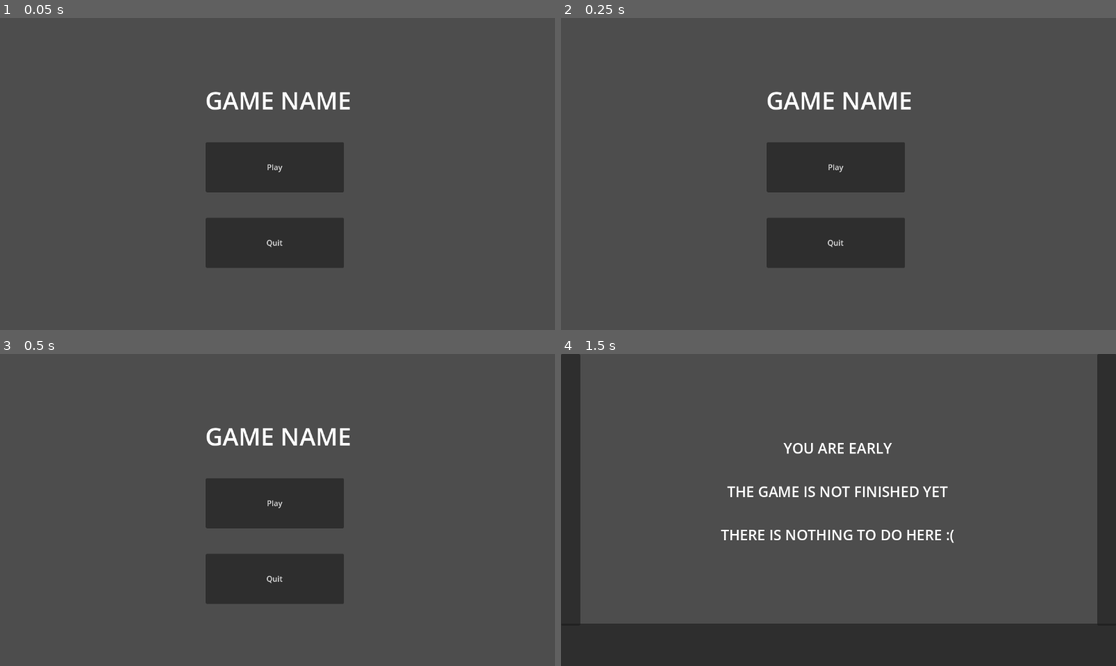
Above: before the commit, frames 1-4 (two rows, left to right).
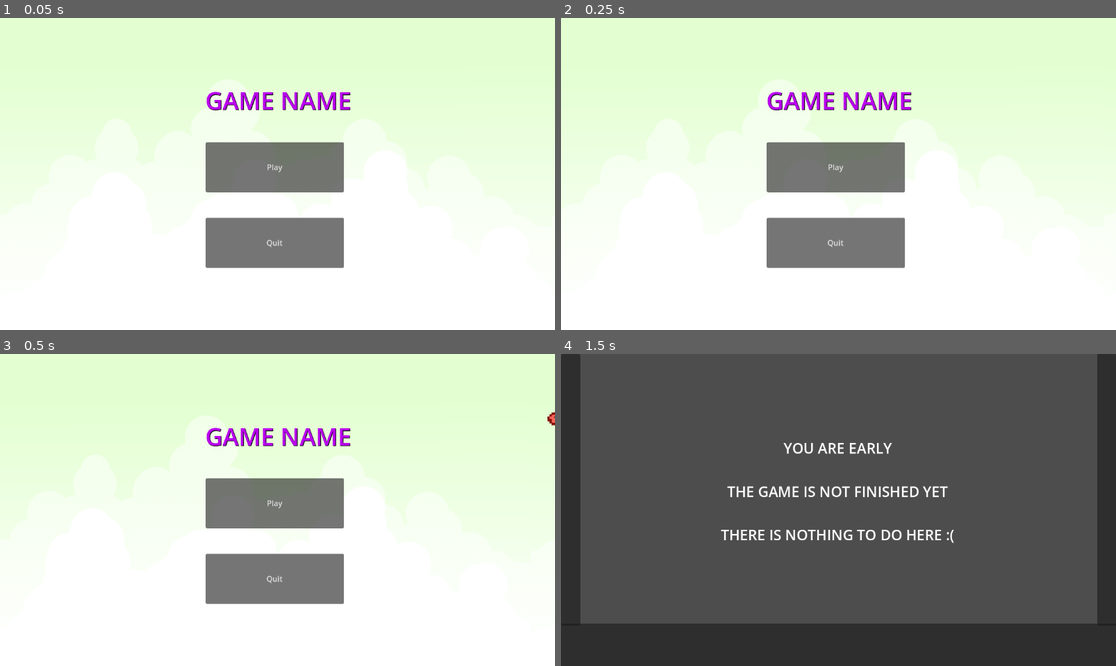
Above: after the commit, the same moments.

Repository: Galactic-Rift-Interactive/csce552-2d-game
Game: Godot game, scene res://Scenes/title.tscn
Same seed, same stepped clock (60 frames per second), same inputs: the game is played once before the commit and once after it.
Inputs:
- Up to frame 1 (0.05 s): no input
- Up to frame 2 (0.25 s): no input
- Up to frame 3 (0.5 s): no input
- Up to frame 4 (1.5 s): click "Play" at 0.5 s; tap Enter at 1.25 s

The runs differ from the first frame. In frame 1, 100% of the frame differs, in the area x 0-100%, y 0-100%; in frame 2, 100%; in frame 3, 100%; in frame 4, nothing differs.

Commit message:
Made the title screen cool
Parallax bg and birds :smiley:

Diff:
--- a/game/Scenes/title.tscn
+++ b/game/Scenes/title.tscn
@@ -1,6 +1,45 @@
-[gd_scene load_steps=2 format=3 uid="uid://c5ojw0pm06eyt"]
+[gd_scene load_steps=10 format=3 uid="uid://d1gunp1oh6jag"]
 
 [ext_resource type="Script" path="res://Scripts/title.gd" id="1_d3mvt"]
+[ext_resource type="Script" path="res://Scripts/ParallaxBackground.gd" id="2_48n3n"]
+[ext_resource type="Texture2D" uid="uid://xpe1rtmmoeof" path="res://Assets/Sprites/background.png" id="2_oi5so"]
+[ext_resource type="Texture2D" uid="uid://6l4so1sv4kc7" path="res://Assets/Sprites/enemies/Bird_thing_Spritesheet.png" id="4_1051q"]
+
+[sub_resource type="AtlasTexture" id="AtlasTexture_3n7ch"]
+atlas = ExtResource("4_1051q")
+region = Rect2(0, 0, 256, 256)
+
+[sub_resource type="AtlasTexture" id="AtlasTexture_ck3gw"]
+atlas = ExtResource("4_1051q")
+region = Rect2(256, 0, 256, 256)
+
+[sub_resource type="AtlasTexture" id="AtlasTexture_sjycm"]
+atlas = ExtResource("4_1051q")
+region = Rect2(512, 0, 256, 256)
+
+[sub_resource type="AtlasTexture" id="AtlasTexture_htykr"]
+atlas = ExtResource("4_1051q")
+region = Rect2(768, 0, 256, 256)
+
+[sub_resource type="SpriteFrames" id="SpriteFrames_xvwkr"]
+animations = [{
+"frames": [{
+"duration": 1.0,
+"texture": SubResource("AtlasTexture_3n7ch")
+}, {
+"duration": 1.0,
+"texture": SubResource("AtlasTexture_ck3gw")
+}, {
+"duration": 1.0,
+"texture": SubResource("AtlasTexture_sjycm")
+}, {
+"duration": 1.0,
+"texture": SubResource("AtlasTexture_htykr")
+}],
+"loop": true,
+"name": &"Fly",
+"speed": 5.0
+}]
 
 [node name="Title" type="Node2D"]
 script = ExtResource("1_d3mvt")
@@ -24,10 +63,55 @@
 offset_top = 124.0
 offset_right = 826.0
 offset_bottom = 217.0
+theme_override_colors/font_color = Color(0.72549, 0, 0.933333, 1)
+theme_override_colors/font_shadow_color = Color(0, 0, 0, 1)
 theme_override_font_sizes/font_size = 50
 text = "GAME NAME"
 horizontal_alignment = 1
 vertical_alignment = 1
 
+[node name="Background" type="ParallaxBackground" parent="."]
+script = ExtResource("2_48n3n")
+
+[node name="Sky" type="ParallaxLayer" parent="Background"]
+motion_mirroring = Vector2(1150, 0)
+
+[node name="Sprite2D" type="Sprite2D" parent="Background/Sky"]
+z_index = -2
+position = Vector2(577.889, 323.5)
+scale = Vector2(0.600926, 0.600926)
+texture = ExtResource("2_oi5so")
+
+[node name="Bird" type="ParallaxLayer" parent="Background"]
+motion_scale = Vector2(4, 4)
+motion_mirroring = Vector2(4500, 0)
+
+[node name="Bird1" type="AnimatedSprite2D" parent="Background/Bird"]
+position = Vector2(1374, 141)
+scale = Vector2(0.5, 0.5)
+sprite_frames = SubResource("SpriteFrames_xvwkr")
+animation = &"Fly"
+autoplay = "Fly"
+speed_scale = 1.3
+flip_h = true
+
+[node name="Bird2" type="AnimatedSprite2D" parent="Background/Bird"]
+position = Vector2(2683, 563)
+scale = Vector2(0.5, 0.5)
+sprite_frames = SubResource("SpriteFrames_xvwkr")
+animation = &"Fly"
+autoplay = "Fly"
+speed_scale = 1.3
+flip_h = true
+
+[node name="Bird3" type="AnimatedSprite2D" parent="Background/Bird"]
+position = Vector2(4212, 372)
+scale = Vector2(0.5, 0.5)
+sprite_frames = SubResource("SpriteFrames_xvwkr")
+animation = &"Fly"
+autoplay = "Fly"
+speed_scale = 1.3
+flip_h = true
+
 [connection signal="pressed" from="Play" to="." method="_on_play_pressed"]
 [connection signal="pressed" from="Quit" to="." method="_on_quit_pressed"]
--- /dev/null
+++ b/game/Scripts/ParallaxBackground.gd
@@ -0,0 +1,6 @@
+extends ParallaxBackground
+
+var scrollingSpeed = 100
+
+func _process(delta):
+	scroll_offset.x -= scrollingSpeed * delta
Not shown, added: game/Assets/Sprites/background.png.import
Not shown, added: game/Assets/Sprites/crate_01.png.import
Not shown, added: game/Assets/Sprites/enemies/Bird_thing_Spritesheet.png.import
Not shown, added: game/Assets/Sprites/ground.png.import
Not shown, added: game/Assets/Sprites/player/player_idle_Spritesheet.png.import
Not shown, added: game/Assets/Sprites/spike.png.import
